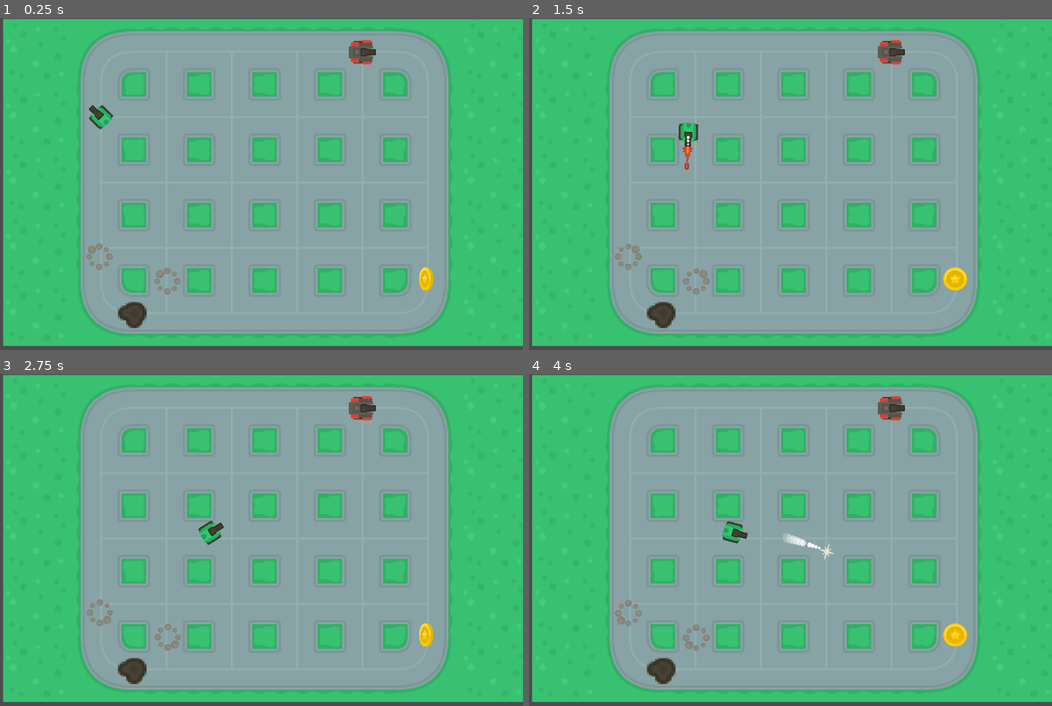
Above: before the commit, frames 1-4 (two rows, left to right).
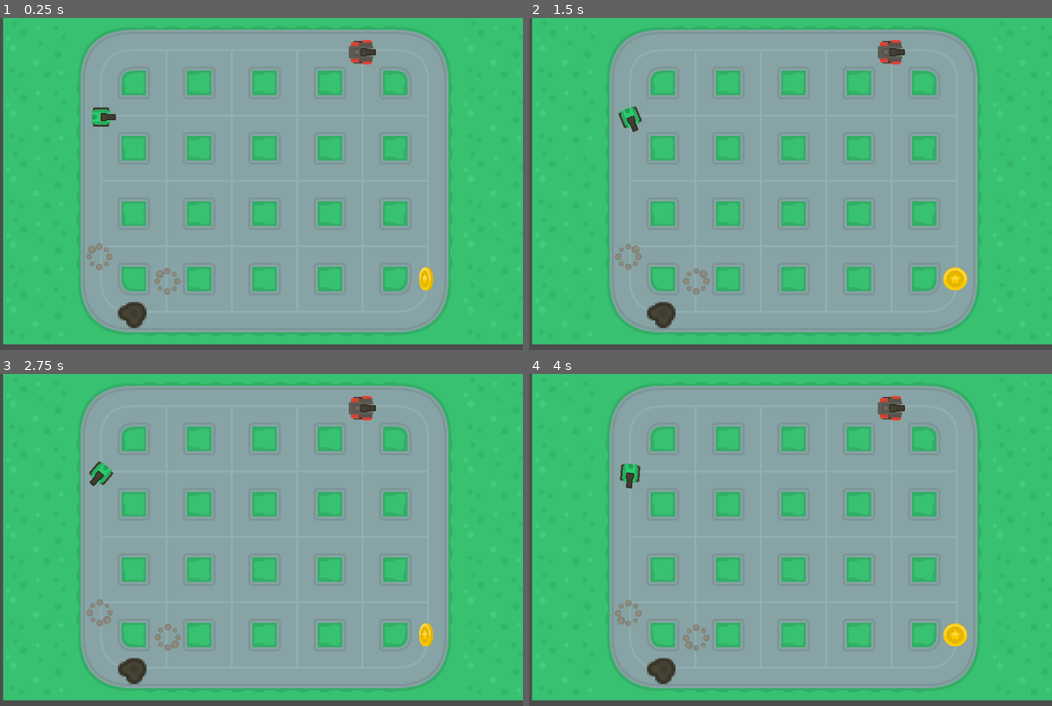
Above: after the commit, the same moments.

Repository: soapmactavish23/rogue_tank
Game: Godot game, scene res://scenes/game.tscn
Two runs of this game, one before a commit and one after it. Both use one fixed random seed, a clock stepped at 60 frames per second and the inputs below. Before the commit the project starts from res://scenes/test_area.tscn.
Inputs (mouse positions are in pixels of both pictures, inside the frame that each line leads up to):
- Up to frame 1 (0.25 s): no input
- Up to frame 2 (1.5 s): move the mouse to (905, 167) at 0.52 s; hold Right (ui_right) 0.53-1.28 s; tap Space (ui_shoot) at 0.6, 1.35 s; move the mouse to (685, 200) at 1.27 s; hold Down (ui_down) from 1.28 s (still down)
- Up to frame 3 (2.75 s): move the mouse to (313, 466) at 2.02 s; release Down (ui_down) at 2.03 s; hold Right (ui_right) from 2.03 s (still down); tap Space (ui_shoot) at 2.1 s
- Up to frame 4 (4 s): move the mouse to (764, 606) at 2.77 s; release Right (ui_right) at 2.78 s; hold Up (ui_up) 2.78-3.53 s; tap Space (ui_shoot) at 2.85, 3.6 s; move the mouse to (947, 589) at 3.52 s; hold Left (ui_left) from 3.53 s (still down)

The runs differ from the first frame. In frame 1, 2.9% of the frame differs, in the area x 0-100%, y 0-99%; in frame 2, 3.2%; in frame 3, 3.1%; in frame 4, 3.3%.

Commit message:
Reprogramando o movimento do tanque - Volante

Diff:
--- a/project.godot
+++ b/project.godot
@@ -11,7 +11,7 @@
 [application]
 
 config/name="rogue_tank"
-run/main_scene="res://scenes/test_area.tscn"
+run/main_scene="res://scenes/game.tscn"
 config/icon="res://icon.png"
 
 [display]
--- a/scenes/bullet.tscn
+++ b/scenes/bullet.tscn
@@ -110,7 +110,7 @@
 "values": [ true, false ]
 }
 
-[node name="bullet" type="Area2D" groups=[
+[node name="bullet" type="Area2D" index="0" groups=[
 "cannon_bullets",
 ]]
 
@@ -121,7 +121,7 @@
 linear_damp = 0.1
 angular_damp = 1.0
 collision_layer = 8
-collision_mask = 6
+collision_mask = 7
 audio_bus_override = false
 audio_bus_name = "Master"
 script = ExtResource( 1 )
--- /dev/null
+++ b/scenes/game.tscn
@@ -0,0 +1,48 @@
+[gd_scene load_steps=8 format=2]
+
+[ext_resource path="res://scripts/game.gd" type="Script" id=1]
+[ext_resource path="res://scenes/tank.tscn" type="PackedScene" id=2]
+[ext_resource path="res://scenes/tileset.tscn" type="PackedScene" id=3]
+[ext_resource path="res://scenes/wind.tscn" type="PackedScene" id=4]
+[ext_resource path="res://scenes/hole.tscn" type="PackedScene" id=5]
+[ext_resource path="res://scenes/enemy.tscn" type="PackedScene" id=6]
+[ext_resource path="res://scenes/coin.tscn" type="PackedScene" id=7]
+
+[node name="game" type="Node" index="0"]
+
+script = ExtResource( 1 )
+
+[node name="Tank" parent="." index="0" instance=ExtResource( 2 )]
+
+position = Vector2( 198.055, 194.323 )
+
+[node name="tileset" parent="." index="1" instance=ExtResource( 3 )]
+
+position = Vector2( 6.13867, -0.691826 )
+z_index = -1
+_sections_unfolded = [ "Visibility", "Z Index" ]
+
+[node name="wind" parent="." index="2" instance=ExtResource( 4 )]
+
+position = Vector2( 194.534, 467.969 )
+
+[node name="wind2" parent="." index="3" instance=ExtResource( 4 )]
+
+editor/display_folded = true
+position = Vector2( 327.851, 515.582 )
+
+[node name="hole" parent="wind2" index="3" instance=ExtResource( 5 )]
+
+position = Vector2( -68.4673, 65.7585 )
+scale = Vector2( 3.98402, 3.64938 )
+
+[node name="enemy" parent="." index="4" instance=ExtResource( 6 )]
+
+position = Vector2( 707.438, 66.9329 )
+collision_layer = 13
+
+[node name="coin" parent="." index="5" instance=ExtResource( 7 )]
+
+position = Vector2( 834.471, 510.886 )
+scale = Vector2( 0.55459, 0.536471 )
+_sections_unfolded = [ "Collision" ]
--- /dev/null
+++ b/scenes/row.tscn
@@ -0,0 +1,3 @@
+[gd_scene format=2]
+
+[node name="row" type="Node2D" index="0"]
--- a/scenes/test_area.tscn
+++ /dev/null
@@ -1,45 +0,0 @@
-[gd_scene load_steps=7 format=2]
-
-[ext_resource path="res://scenes/tank.tscn" type="PackedScene" id=1]
-[ext_resource path="res://scenes/tileset.tscn" type="PackedScene" id=2]
-[ext_resource path="res://scenes/wind.tscn" type="PackedScene" id=3]
-[ext_resource path="res://scenes/hole.tscn" type="PackedScene" id=4]
-[ext_resource path="res://scenes/enemy.tscn" type="PackedScene" id=5]
-[ext_resource path="res://scenes/coin.tscn" type="PackedScene" id=6]
-
-[node name="test_area" type="Node" index="0"]
-
-[node name="Tank" parent="." index="0" instance=ExtResource( 1 )]
-
-position = Vector2( 198.055, 194.323 )
-
-[node name="tileset" parent="." index="1" instance=ExtResource( 2 )]
-
-position = Vector2( 6.13867, 2.32285 )
-z_index = -1
-_sections_unfolded = [ "Visibility", "Z Index" ]
-
-[node name="wind" parent="." index="2" instance=ExtResource( 3 )]
-
-position = Vector2( 194.534, 467.969 )
-
-[node name="wind2" parent="." index="3" instance=ExtResource( 3 )]
-
-editor/display_folded = true
-position = Vector2( 327.851, 515.582 )
-
-[node name="hole" parent="wind2" index="3" instance=ExtResource( 4 )]
-
-position = Vector2( -68.4673, 65.7585 )
-scale = Vector2( 3.98402, 3.64938 )
-
-[node name="enemy" parent="." index="4" instance=ExtResource( 5 )]
-
-position = Vector2( 707.438, 66.9329 )
-collision_layer = 13
-
-[node name="coin" parent="." index="5" instance=ExtResource( 6 )]
-
-position = Vector2( 834.471, 510.886 )
-scale = Vector2( 0.55459, 0.536471 )
-_sections_unfolded = [ "Collision" ]
--- /dev/null
+++ b/scripts/game.gd
@@ -0,0 +1,14 @@
+extends Node
+
+var score = 0 setget set_score
+
+func _ready():
+	pass
+
+
+func add_score(val):
+	score += val
+	print(score)
+
+func set_score(val):
+	print("cant write score. use funciont add_score")
--- a/scripts/tank.gd
+++ b/scripts/tank.gd
@@ -2,6 +2,9 @@
 extends KinematicBody2D
 
 var BULLET_TANK_GROUP = "bullet-" + str(self)
+
+# PI = 180 graus
+const ROT_VEL = PI / 2
 
 var speed = 150
 var pre_bullet = preload("res://scenes/bullet.tscn")
@@ -35,43 +38,49 @@
 	$sprite.texture = load(bodies[body])
 	$barrel/sprite.texture = load(barrels[barrel])
 
-func _process(delta):
+func _physics_process(delta):
 
 	if Engine.editor_hint:
 		return
 
-	var dir_x = 0
-	var dir_y = 0
+#	var dir_x = 0
+#	var dir_y = 0
+#
+#	if Input.is_action_pressed("ui_right"):
+#		dir_x += 1
+#	if Input.is_action_pressed("ui_left"):
+#		dir_x -= 1
+#	if Input.is_action_pressed("ui_up"):
+#		dir_y -= 1
+#	if Input.is_action_pressed("ui_down"):
+#		dir_y += 1
+#
+#	if Input.is_action_just_pressed(("ui_shoot")):
+#
+#		if get_tree().get_nodes_in_group(BULLET_TANK_GROUP).size() < 6:
+#			var bullet = pre_bullet.instance()
+#			bullet.global_position = $barrel/muzzle.global_position
+#			$barrel/fx.play()
+#
+#			bullet.dir = Vector2(cos(rotation), sin(rotation)).normalized()
+#			bullet.add_to_group(BULLET_TANK_GROUP)
+#			$barrel/anim.play("fire")
+#			get_parent().add_child(bullet)
+#
+#	look_at(get_global_mouse_position())
+#	move_and_slide(Vector2(dir_x, dir_y) * speed)
+
+	var rot = 0
 
 	if Input.is_action_pressed("ui_right"):
-		dir_x += 1
+		rot += 1
+		pass
+
 	if Input.is_action_pressed("ui_left"):
-		dir_x -= 1
-	if Input.is_action_pressed("ui_up"):
-		dir_y -= 1
-	if Input.is_action_pressed("ui_down"):
-		dir_y += 1
+		rot -= 1
+		pass
 
-	if Input.is_action_just_pressed(("ui_shoot")):
-
-		if get_tree().get_nodes_in_group(BULLET_TANK_GROUP).size() < 6:
-			var bullet = pre_bullet.instance()
-			bullet.global_position = $barrel/muzzle.global_position
-			$barrel/fx.play()
-
-			bullet.dir = Vector2(cos(rotation), sin(rotation)).normalized()
-			bullet.add_to_group(BULLET_TANK_GROUP)
-			$barrel/anim.play("fire")
-			get_parent().add_child(bullet)
-
-
-
-
-	look_at(get_global_mouse_position())
-
-
-
-	move_and_slide(Vector2(dir_x, dir_y) * speed)
+	rotate(ROT_VEL * rot * delta)
 
 func set_body(val):
 	body = val
Not shown: 3 places in scenes/bullet.tscn that only renumber resources
